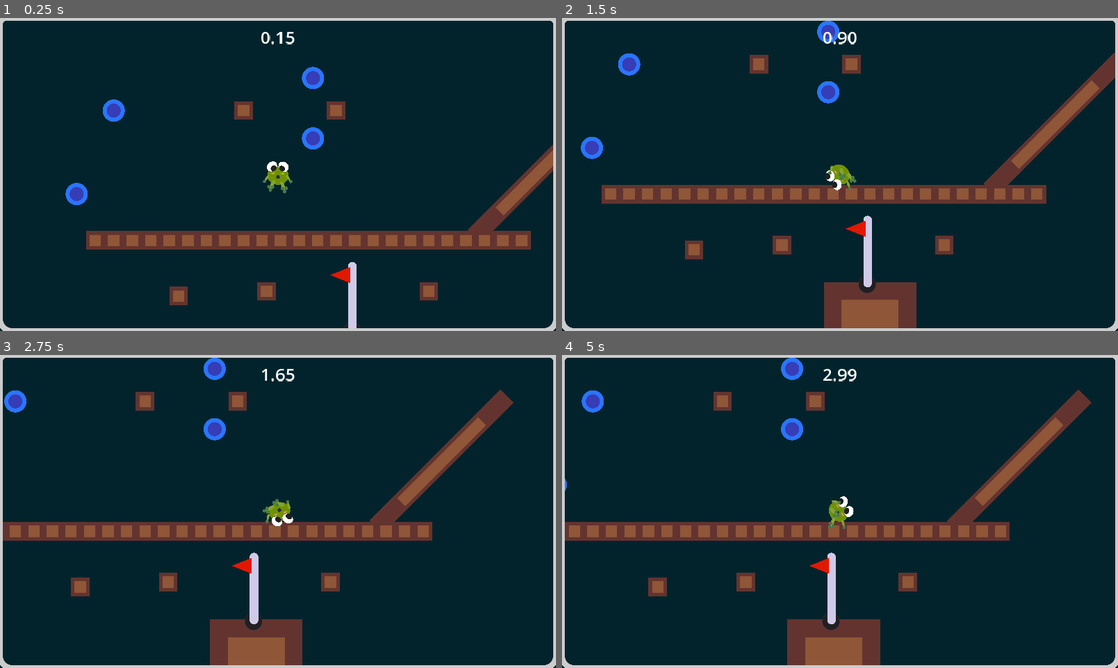
Above: before the commit, frames 1-4 (two rows, left to right).
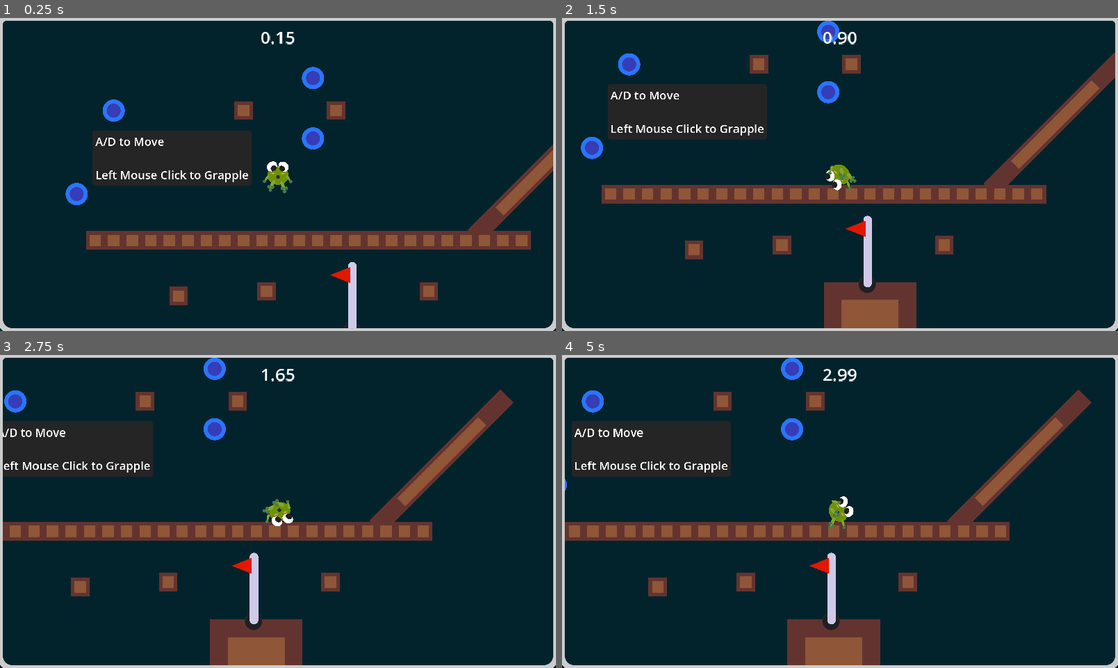
Above: after the commit, the same moments.

Repository: mathew-tran/twodimension
Game: Godot game, scene res://Scenes/Test.tscn
Same seed, same stepped clock (60 frames per second), same inputs: the game is played once before the commit and once after it. Sound files missing from this copy of the repository are replaced by a short silence.
Inputs (mouse positions are in pixels of both pictures, inside the frame that each line leads up to):
- Up to frame 1 (0.25 s): no input
- Up to frame 2 (1.5 s): tap Enter at 0.5, 1.25 s; move the mouse to (962, 158) at 0.52 s; press the mouse at (962, 158) at 0.53 s; hold D (MoveRight) 0.53-1.28 s; move the mouse to (728, 190) at 1.27 s; release the mouse at (728, 190) at 1.28 s; hold S (Down) from 1.28 s (still down); click (728, 190) at 1.35 s
- Up to frame 3 (2.75 s): tap Enter at 2 s; move the mouse to (333, 442) at 2.02 s; release S (Down) at 2.03 s; hold D (MoveRight) from 2.03 s (still down); hold Space (Detach) from 2.03 s (still down); click (333, 442) at 2.3 s
- Up to frame 4 (5 s): tap Enter at 2.75, 3.5, 4.25 s; move the mouse to (812, 574) at 2.77 s; release D (MoveRight) at 2.78 s; release Space (Detach) at 2.78 s; hold W (Up) 2.78-3.53 s; click (812, 574) at 2.85 s; move the mouse to (1006, 558) at 3.52 s; press the mouse at (1006, 558) at 3.53 s; hold A (MoveLeft) from 3.53 s (still down); move the mouse to (673, 464) at 4.27 s; release the mouse at (673, 464) at 4.28 s; tap Space (Detach) at 4.35 s; click (673, 464) at 4.55 s

The runs differ from the first frame. In frame 1, 5.0% of the frame differs, in the area x 16-46%, y 36-54%; in frame 2, 5.1%, in the area x 8-37%, y 21-39%; in frame 3, 4.8%; in frame 4, 5.1%.

Commit message:
add random sounds to play when player interacts with wall or uses grapple

Diff:
--- a/Prefab/Player.tscn
+++ b/Prefab/Player.tscn
@@ -8,6 +8,7 @@
 [ext_resource type="Texture2D" uid="uid://13j574ad77yb" path="res://Art/hand.png" id="5_xn0qb"]
 [ext_resource type="Texture2D" uid="uid://gb56sckd6pog" path="res://Art/Feet.png" id="6_sqfv7"]
 [ext_resource type="AudioStream" uid="uid://dnr6ev8j8ardl" path="res://Audio/pop.ogg" id="8_v12sl"]
+[ext_resource type="AudioStream" uid="uid://58s6w40w8mqq" path="res://Audio/cute_08.ogg" id="9_cutsu"]
 
 [sub_resource type="PhysicsMaterial" id="PhysicsMaterial_fbm7h"]
 friction = 0.8
@@ -199,4 +200,13 @@
 stream = ExtResource("8_v12sl")
 volume_db = 10.0
 
+[node name="GruntSFX" type="AudioStreamPlayer2D" parent="."]
+stream = ExtResource("9_cutsu")
+
+[node name="GruntTimer" type="Timer" parent="."]
+wait_time = 2.0
+one_shot = true
+
 [connection signal="timeout" from="TongueCooldown" to="." method="_on_tongue_cooldown_timeout"]
+[connection signal="body_entered" from="CollisionChecker" to="." method="_on_collision_checker_body_entered"]
+[connection signal="finished" from="GruntSFX" to="." method="_on_grunt_sfx_finished"]
--- a/Scenes/Test.tscn
+++ b/Scenes/Test.tscn
@@ -6,6 +6,7 @@
 [ext_resource type="PackedScene" uid="uid://xepyejc21pw7" path="res://Prefab/Environment/GroundTile.tscn" id="2_yiuob"]
 [ext_resource type="PackedScene" uid="uid://bqwlitg3xcvbi" path="res://Prefab/Peg.tscn" id="3_ihwis"]
 [ext_resource type="PackedScene" uid="uid://cmg045qldjb6b" path="res://Prefab/GameManager.tscn" id="5_8i8bs"]
+[ext_resource type="Theme" uid="uid://bmylepva82ku0" path="res://Themes/HintText.tres" id="7_sjhpe"]
 
 [node name="Level" type="Node2D"]
 script = ExtResource("1_prlum")
@@ -188,3 +189,20 @@
 
 [node name="Peg11" parent="." instance=ExtResource("3_ihwis")]
 position = Vector2(-576, 640)
+
+[node name="Label" type="Label" parent="."]
+anchors_preset = 8
+anchor_left = 0.5
+anchor_top = 0.5
+anchor_right = 0.5
+anchor_bottom = 0.5
+offset_left = -448.0
+offset_top = 224.0
+offset_right = 612.0
+offset_bottom = 560.0
+grow_horizontal = 2
+grow_vertical = 2
+theme = ExtResource("7_sjhpe")
+text = "A/D to Move
+
+Left Mouse Click to Grapple"
--- a/Script/Player.gd
+++ b/Script/Player.gd
@@ -9,6 +9,19 @@
 var TongueEndRef = null
 
 var bCanMove = true
+
+var SFX = [
+	"res://Audio/cute_01.ogg",
+	"res://Audio/cute_02.ogg",
+	"res://Audio/cute_03.ogg",
+	"res://Audio/cute_04.ogg",
+	"res://Audio/cute_05.ogg",
+	"res://Audio/cute_06.ogg",
+	"res://Audio/cute_07.ogg",
+	"res://Audio/cute_08.ogg",
+	"res://Audio/cute_09.ogg",
+	"res://Audio/cute_10.ogg",
+]
 
 func _ready():
 	Eyes.append($Eye1)
@@ -25,6 +38,7 @@
 
 		if HasTongue():
 			TongueEndRef.bEnabled = false
+		$GruntSFX.play()
 	elif state == Game.STATE.GAME_LOSS:
 		freeze = false
 		RevertTongue()
@@ -37,6 +51,7 @@
 func _process(delta):
 	if bCanMove:
 		UpdateEyes(delta)
+
 
 func _physics_process(delta):
 	if bCanMove:
@@ -70,6 +85,7 @@
 	if Input.is_action_pressed("Click") and CanUseTongue() and HasTongue() == false:
 		$TongueCooldown.start()
 		RevertTongue()
+		AttemptSound()
 
 		var direction = to_local(get_global_mouse_position()).normalized()
 		$RayCast2D.target_position = direction * MaxLength
@@ -108,3 +124,31 @@
 		if bodies.size() > 1:
 			return true
 	return false
+
+func AttemptSound():
+	var result = randi() % 100
+	if result > 50:
+		return
+
+	if $GruntTimer.time_left == 0.0:
+
+		SFX.shuffle()
+		$GruntSFX.stream = load(SFX[0])
+		$GruntSFX.play()
+		$GruntTimer.wait_time = randf_range(20, 40)
+		$GruntTimer.start()
+		var mouthResult = randi_range(0 ,2)
+		if mouthResult == 0:
+			$Mouth.scale = Vector2(.4,.4)
+		elif mouthResult == 1:
+			$Mouth.scale = Vector2(.4,.6)
+		elif mouthResult == 2:
+			$Mouth.scale = Vector2(.6,.4)
+
+func _on_collision_checker_body_entered(body):
+	AttemptSound()
+
+
+
+func _on_grunt_sfx_finished():
+	$Mouth.scale = Vector2(.2,.2)
--- /dev/null
+++ b/Themes/HintText.tres
@@ -0,0 +1,16 @@
+[gd_resource type="Theme" load_steps=2 format=3 uid="uid://bmylepva82ku0"]
+
+[sub_resource type="StyleBoxFlat" id="StyleBoxFlat_fh27o"]
+bg_color = Color(0.144063, 0.144063, 0.144062, 1)
+corner_radius_top_left = 20
+corner_radius_top_right = 20
+corner_radius_bottom_right = 20
+corner_radius_bottom_left = 20
+expand_margin_left = 20.0
+expand_margin_top = 20.0
+expand_margin_right = 20.0
+expand_margin_bottom = 20.0
+
+[resource]
+Label/font_sizes/font_size = 80
+Label/styles/normal = SubResource("StyleBoxFlat_fh27o")
Not shown, added: Audio/cute_01.ogg.import
Not shown, added: Audio/cute_02.ogg.import
Not shown, added: Audio/cute_03.ogg.import
Not shown, added: Audio/cute_04.ogg.import
Not shown, added: Audio/cute_05.ogg.import
Not shown, added: Audio/cute_06.ogg.import
Not shown, added: Audio/cute_07.ogg.import
Not shown, added: Audio/cute_08.ogg.import
Not shown, added: Audio/cute_09.ogg.import
Not shown, added: Audio/cute_10.ogg.import
Not shown: 1 places in Prefab/Player.tscn that only renumber resources
Not shown: 1 places in Scenes/Test.tscn that only renumber resources
(and 10 more such lines)
